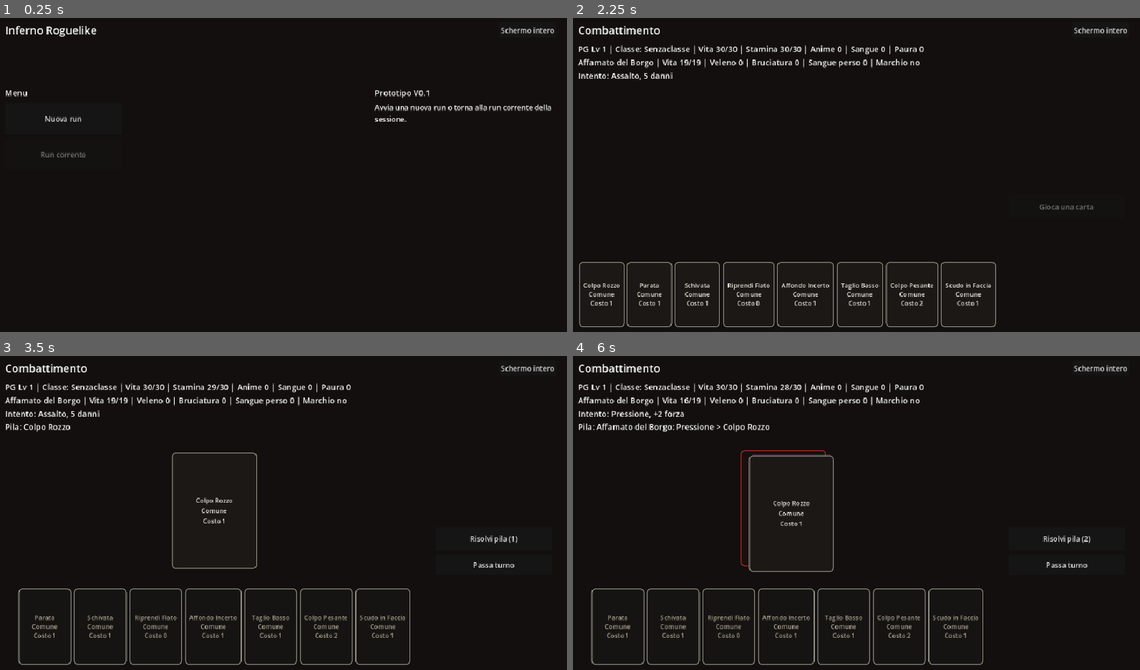
Above: before the commit, frames 1-4 (two rows, left to right).
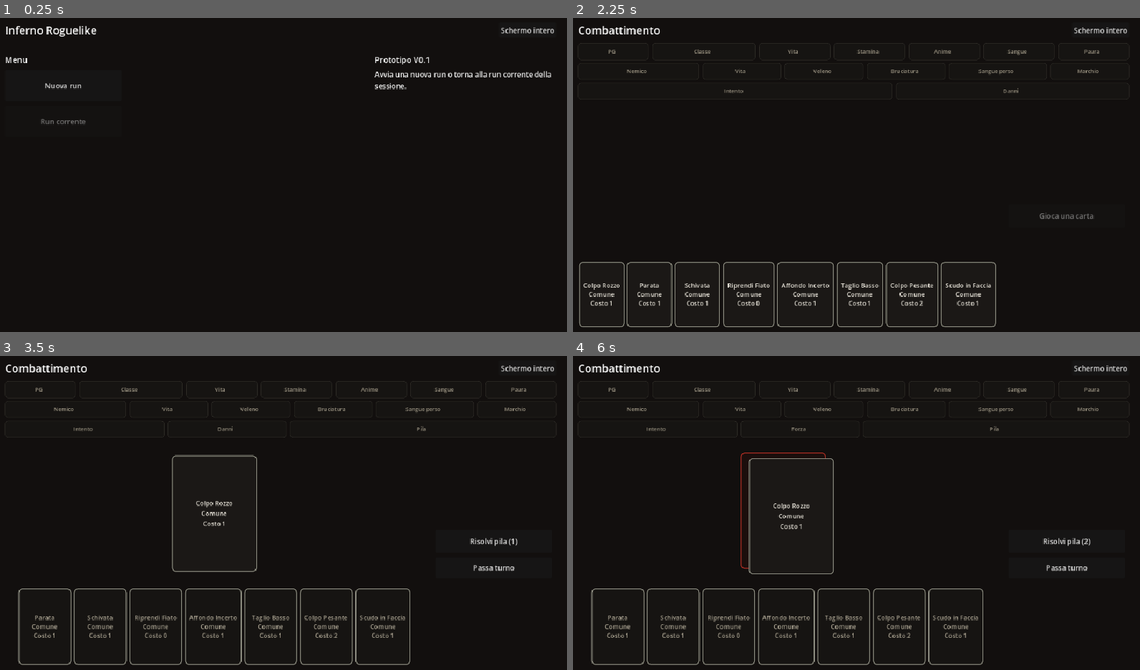
Above: after the commit, the same moments.

Repository: Chivas1504/Gioco
Game: Godot game, scene res://scenes/main.tscn
The game is run twice, just before and just after one commit, with the same random seed, the same clock (stepped at 60 frames per second) and the same inputs.
Inputs:
- Up to frame 1 (0.25 s): no input
- Up to frame 2 (2.25 s): click "Schermo intero" at 0.5 s; click "Finestra" at 1.25 s; click "Nuova run" at 2 s
- Up to frame 3 (3.5 s): click "Colpo Rozzo Comune Costo 1" at 2.75 s
- Up to frame 4 (6 s): click "Risolvi pila (1)" at 3.5 s; click "Schermo intero" at 4.25 s; click "Finestra" at 5 s; click "Colpo Rozzo Comune Costo 1" at 5.75 s

The runs differ from the first frame. In frame 1, 1.4% of the frame differs, in the area x 1-98%, y 12-45%; in frame 2, 1.9%; in frame 3, 2.7%; in frame 4, 3.0%, in the area x 0-98%, y 7-70%.

Commit message:
Trasforma header in HUD a blocchi

Diff:
--- a/scripts/main.gd
+++ b/scripts/main.gd
@@ -44,6 +44,9 @@
 var player_label: Label
 var enemy_label: Label
 var intent_label: Label
+var player_hud_row: HBoxContainer
+var enemy_hud_row: HBoxContainer
+var intent_hud_row: HBoxContainer
 var log_label: RichTextLabel
 var cards_title: Label
 var card_grid: GridContainer
@@ -113,29 +116,21 @@
 
 	var status_row = VBoxContainer.new()
 	status_row.size_flags_horizontal = Control.SIZE_EXPAND_FILL
-	status_row.add_theme_constant_override("separation", 4)
+	status_row.add_theme_constant_override("separation", 6)
 	root.add_child(status_row)
 
 	player_label = Label.new()
-	player_label.size_flags_horizontal = Control.SIZE_EXPAND_FILL
-	player_label.horizontal_alignment = HORIZONTAL_ALIGNMENT_LEFT
-	player_label.autowrap_mode = TextServer.AUTOWRAP_WORD_SMART
-	player_label.add_theme_font_size_override("font_size", 18)
-	status_row.add_child(player_label)
-
 	enemy_label = Label.new()
-	enemy_label.size_flags_horizontal = Control.SIZE_EXPAND_FILL
-	enemy_label.horizontal_alignment = HORIZONTAL_ALIGNMENT_LEFT
-	enemy_label.autowrap_mode = TextServer.AUTOWRAP_WORD_SMART
-	enemy_label.add_theme_font_size_override("font_size", 18)
-	status_row.add_child(enemy_label)
-
 	intent_label = Label.new()
-	intent_label.size_flags_horizontal = Control.SIZE_EXPAND_FILL
-	intent_label.horizontal_alignment = HORIZONTAL_ALIGNMENT_LEFT
-	intent_label.autowrap_mode = TextServer.AUTOWRAP_WORD_SMART
-	intent_label.add_theme_font_size_override("font_size", 18)
-	status_row.add_child(intent_label)
+
+	player_hud_row = _make_hud_row()
+	status_row.add_child(player_hud_row)
+
+	enemy_hud_row = _make_hud_row()
+	status_row.add_child(enemy_hud_row)
+
+	intent_hud_row = _make_hud_row()
+	status_row.add_child(intent_hud_row)
 
 	var content_row = HBoxContainer.new()
 	content_row.size_flags_horizontal = Control.SIZE_EXPAND_FILL
@@ -244,9 +239,93 @@
 		title_width -= fullscreen_button.size.x + 16.0
 	if screen_title != null:
 		screen_title.custom_minimum_size.x = title_width
-	for label in [player_label, enemy_label, intent_label]:
-		if label != null:
-			label.custom_minimum_size.x = status_width
+	for row in [player_hud_row, enemy_hud_row, intent_hud_row]:
+		if row != null:
+			row.custom_minimum_size.x = status_width
+
+
+func _make_hud_row() -> HBoxContainer:
+	var row = HBoxContainer.new()
+	row.size_flags_horizontal = Control.SIZE_EXPAND_FILL
+	row.add_theme_constant_override("separation", 8)
+	return row
+
+
+func _clear_header_hud() -> void:
+	for row in [player_hud_row, enemy_hud_row, intent_hud_row]:
+		if row == null:
+			continue
+		for child in row.get_children():
+			child.queue_free()
+
+
+func _render_header_hud() -> void:
+	_clear_header_hud()
+	_add_hud_chip(player_hud_row, "PG", "Lv %d" % run_state.player_level)
+	_add_hud_chip(player_hud_row, "Classe", _get_class_display_text(run_state.active_class), 1.45)
+	_add_hud_chip(player_hud_row, "Vita", "%d/%d" % [run_state.health, run_state.max_health])
+	_add_hud_chip(player_hud_row, "Stamina", "%d/%d" % [run_state.stamina, run_state.max_stamina])
+	_add_hud_chip(player_hud_row, "Anime", "%d" % run_state.get_material("anime"))
+	_add_hud_chip(player_hud_row, "Sangue", "%d" % run_state.get_material("sangue"))
+	_add_hud_chip(player_hud_row, "Paura", "%d" % run_state.fear)
+
+	if screen_mode == SCREEN_SAFE:
+		_add_hud_chip(enemy_hud_row, "Nodo", run_state.get_current_node_name(), 1.55)
+		_add_hud_chip(enemy_hud_row, "Tipo", run_state.get_current_node_type())
+		_add_hud_chip(intent_hud_row, "Posizione", "%d,%d" % [run_state.map_position.x, run_state.map_position.y])
+	elif screen_mode == SCREEN_REWARD:
+		_add_hud_chip(enemy_hud_row, "Nemico sconfitto", String(combat_state.enemy.get("name", "Nemico")), 1.55)
+		_add_hud_chip(intent_hud_row, "Ricompense", "scegli fino a 1 carta", 1.55)
+	elif screen_mode == SCREEN_COMBAT:
+		_add_hud_chip(enemy_hud_row, "Nemico", String(combat_state.enemy.get("name", "Nemico")), 1.55)
+		_add_hud_chip(enemy_hud_row, "Vita", "%d/%d" % [combat_state.enemy.get("health", 0), combat_state.enemy.get("max_health", 0)])
+		_add_hud_chip(enemy_hud_row, "Veleno", "%d" % combat_state.enemy.get("poison", 0))
+		_add_hud_chip(enemy_hud_row, "Bruciatura", "%d" % combat_state.enemy.get("burn", 0))
+		_add_hud_chip(enemy_hud_row, "Sangue perso", "%d" % combat_state.enemy.get("bleed", 0), 1.25)
+		_add_hud_chip(enemy_hud_row, "Marchio", "si" if bool(combat_state.enemy.get("marked", false)) else "no")
+
+		var intent = combat_state.current_intent()
+		if intent.get("kind") == "attack":
+			_add_hud_chip(intent_hud_row, "Intento", String(intent.get("name", "")), 1.35)
+			_add_hud_chip(intent_hud_row, "Danni", "%d" % intent.get("damage", 0))
+		elif intent.get("kind") == "buff":
+			_add_hud_chip(intent_hud_row, "Intento", String(intent.get("name", "")), 1.35)
+			_add_hud_chip(intent_hud_row, "Forza", "+%d" % intent.get("strength", 0))
+		else:
+			_add_hud_chip(intent_hud_row, "Intento", "-")
+		if combat_state.has_staged_cards():
+			_add_hud_chip(intent_hud_row, "Pila", _format_staged_stack(), 2.25)
+
+
+func _add_hud_chip(parent: HBoxContainer, title: String, value: String, stretch_ratio: float = 1.0) -> void:
+	if parent == null:
+		return
+	var chip = PanelContainer.new()
+	chip.size_flags_horizontal = Control.SIZE_EXPAND_FILL
+	chip.size_flags_stretch_ratio = stretch_ratio
+	chip.custom_minimum_size = Vector2(98, 38)
+	chip.add_theme_stylebox_override("panel", _make_hud_chip_style())
+	parent.add_child(chip)
+
+	var content = HBoxContainer.new()
+	content.size_flags_horizontal = Control.SIZE_EXPAND_FILL
+	content.alignment = BoxContainer.ALIGNMENT_CENTER
+	content.add_theme_constant_override("separation", 6)
+	chip.add_child(content)
+
+	var title_label = Label.new()
+	title_label.text = title
+	title_label.add_theme_color_override("font_color", Color(0.62, 0.59, 0.52))
+	title_label.add_theme_font_size_override("font_size", 12)
+	content.add_child(title_label)
+
+	var value_label = Label.new()
+	value_label.text = value
+	value_label.clip_text = true
+	value_label.text_overrun_behavior = TextServer.OVERRUN_TRIM_ELLIPSIS
+	value_label.add_theme_color_override("font_color", Color(0.92, 0.90, 0.84))
+	value_label.add_theme_font_size_override("font_size", 15)
+	content.add_child(value_label)
 
 
 func _show_start_menu() -> void:
@@ -314,6 +393,7 @@
 	_refresh_header_width()
 	_clear_card_preview()
 	if screen_mode == SCREEN_MENU:
+		_clear_header_hud()
 		hand_spacer.visible = false
 		combat_action_panel.visible = false
 		end_intent_button.visible = false
@@ -363,6 +443,8 @@
 			intent_label.text = "Intento: -"
 		if combat_state.has_staged_cards():
 			intent_label.text += "\nPila: %s" % _format_staged_stack()
+
+	_render_header_hud()
 
 	if screen_mode == SCREEN_SAFE:
 		screen_title.text = "Falò / Shop"
@@ -1343,6 +1425,19 @@
 	return style
 
 
+func _make_hud_chip_style() -> StyleBoxFlat:
+	var style = StyleBoxFlat.new()
+	style.bg_color = Color(0.085, 0.078, 0.07)
+	style.border_color = Color(0.18, 0.17, 0.15)
+	style.set_border_width_all(1)
+	style.set_corner_radius_all(6)
+	style.content_margin_left = 10
+	style.content_margin_top = 6
+	style.content_margin_right = 10
+	style.content_margin_bottom = 6
+	return style
+
+
 func _make_card_button_style(rarity: String, shade: float, border_width: int) -> StyleBoxFlat:
 	var style = StyleBoxFlat.new()
 	style.bg_color = Color(shade, shade * 0.92, shade * 0.82)
